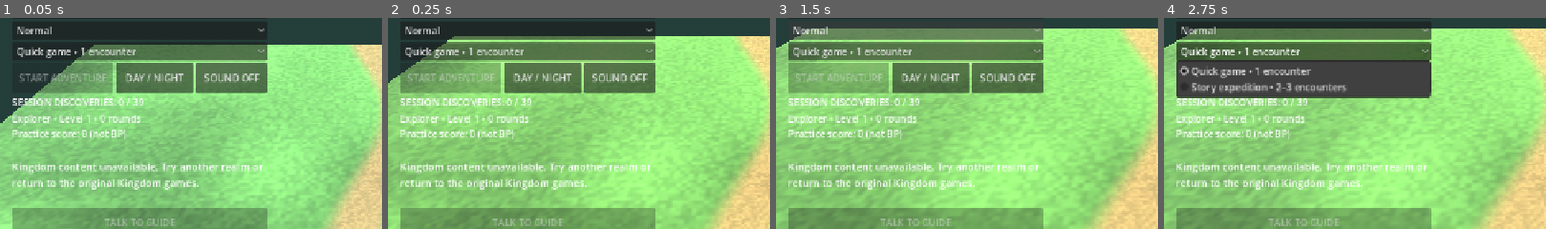
Above: before the commit, frames 1-4 (left to right).
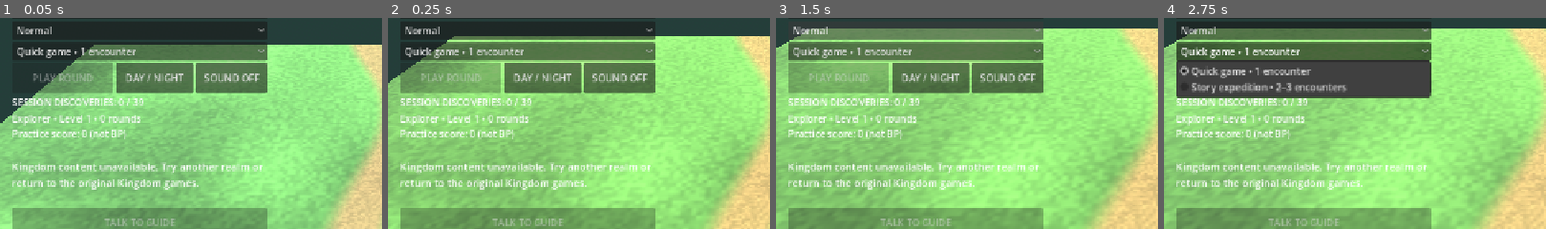
Above: after the commit, the same moments.

Repository: faust-0612/BUKLOD-Rork
Game: Godot game, scene res://scenes/LivingKingdom.tscn
Same seed, same stepped clock (60 frames per second), same inputs: the game is played once before the commit and once after it. This scene is started directly instead of the project's main scene.
Inputs:
- Up to frame 1 (0.05 s): no input
- Up to frame 2 (0.25 s): no input
- Up to frame 3 (1.5 s): click "Normal" at 0.5 s; click "Normal" at 1.25 s
- Up to frame 4 (2.75 s): click "Quick game • 1 encounter" at 2 s
The pictures show only the part of the screen within x 0-50%, y 15-65%; the shares and areas given below are measured in that part.

The runs differ from the first frame. In frame 1, 0.4% of the frame differs, in the area x 5-28%, y 26-30%; in frame 2, 0.4%; in frame 3, 0.3%; in frame 4, less than 0.1%.

Commit message:
feat(kingdom): selectable full chess quick matches, preserve classic series and strengthen native round tests

Diff:
--- a/godot/empire-arena/scripts/kingdom_adventure_progression.gd
+++ b/godot/empire-arena/scripts/kingdom_adventure_progression.gd
@@ -82,6 +82,13 @@
             var goal := 0
             for i in range(needed):
                 goal += int(values[i])
+            var rng := RandomNumberGenerator.new()
+            rng.seed = seed_value+7919
+            for i in range(values.size()-1,0,-1):
+                var j := rng.randi_range(0,i)
+                var item: Variant = values[i]
+                values[i] = values[j]
+                values[j] = item
             data.items = values
             data.limit = needed
             data.goal = goal
--- a/godot/empire-arena/scripts/living_kingdom.gd
+++ b/godot/empire-arena/scripts/living_kingdom.gd
@@ -970,7 +970,7 @@
     avatar_picker.disabled = active
     difficulty_picker.disabled = active
     mode_picker.disabled = active
-    action_button.text = "CANCEL ADVENTURE" if active else "START ADVENTURE"
+    action_button.text = "CANCEL GAME" if active and progression.quick_play else ("CANCEL ADVENTURE" if active else ("PLAY ROUND" if progression.quick_play else "START ADVENTURE"))
     action_button.disabled = not _adventure_ready()
     next_button.visible = quest.phase == "complete"
     session_label.text = "SESSION DISCOVERIES: %d / 39" % quest.completed.size()
@@ -995,7 +995,7 @@
     elif quest.phase == "return":
         quest_status.text = "Return to the green beacon to finish."
     elif quest.phase == "complete":
-        quest_status.text = "Adventure complete! Continue to the next challenge or replay. No BP, XP or wallet credit."
+        quest_status.text = "Round cleared! Continue to the next level or choose a different difficulty. Practice only; no BP credit." if progression.quick_play else "Adventure complete! Continue to the next challenge or replay. No BP, XP or wallet credit."
     else:
         quest_status.text = "Choose a realm and adventure. Session practice, no account rewards."
 
--- a/godot/empire-arena/tests/living_kingdom_smoke.gd
+++ b/godot/empire-arena/tests/living_kingdom_smoke.gd
@@ -116,6 +116,27 @@
     if world.mission_index != 1 or world.quest.completed.size() != 1 or world.quest.phase != "idle":
         quit(14)
         return
+    # Exercise actual direct Quick Game path, not a fabricated distance or direct state write.
+    world.progression.quick_play = true
+    world.mode_picker.select(0)
+    world._select_realm(0)
+    world._start_or_cancel()
+    if world.field_index != 0 or world.quest.phase != "active":
+        quit(23)
+        return
+    for choice in [0,1,2]:
+        world._choose_field(choice)
+    if world.quest.phase != "complete" or world.progression.practice_score != 1 or world.field_index != -1:
+        quit(24)
+        return
+    world._next_adventure()
+    if world.field_index != 0 or world.progression.active_level != 2:
+        quit(25)
+        return
+    world._leave_field()
+    if world.quest.phase != "idle" or world.progression.practice_score != 1:
+        quit(26)
+        return
     if not _progression_checks():
         quit(22)
         return
@@ -126,8 +147,19 @@
     var data: Dictionary = field.spec
     match str(data.type):
         "sudoku":
+            var original: Array = field.sudoku_grid.duplicate()
             if not _solve_sudoku(field,0):
                 return false
+            var solution: Array = field.sudoku_grid.duplicate()
+            field.sudoku_grid = original.duplicate()
+            for i in range(solution.size()):
+                if field.sudoku_fixed.has(i):
+                    if field.select_sudoku_cell(i):
+                        return false
+                    continue
+                if not field.select_sudoku_cell(i):
+                    return false
+                field.choose(field.spec.items.find(solution[i]))
         "match3":
             var found := false
             for i in range(9):
@@ -298,8 +330,6 @@
             continue
         field.sudoku_grid[index] = value
         if _solve_sudoku(field,index+1):
-            if index == 0 or field.sudoku_selected < 0:
-                field.solved = true
             return true
         field.sudoku_grid[index] = 0
     return false
